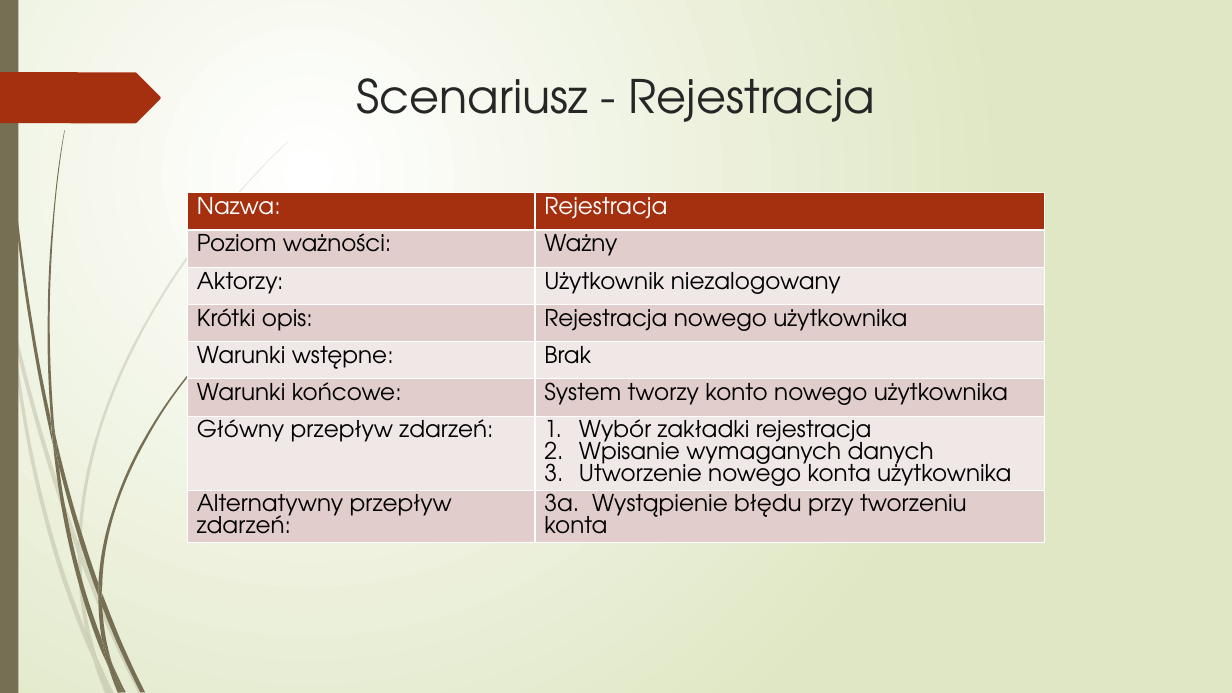
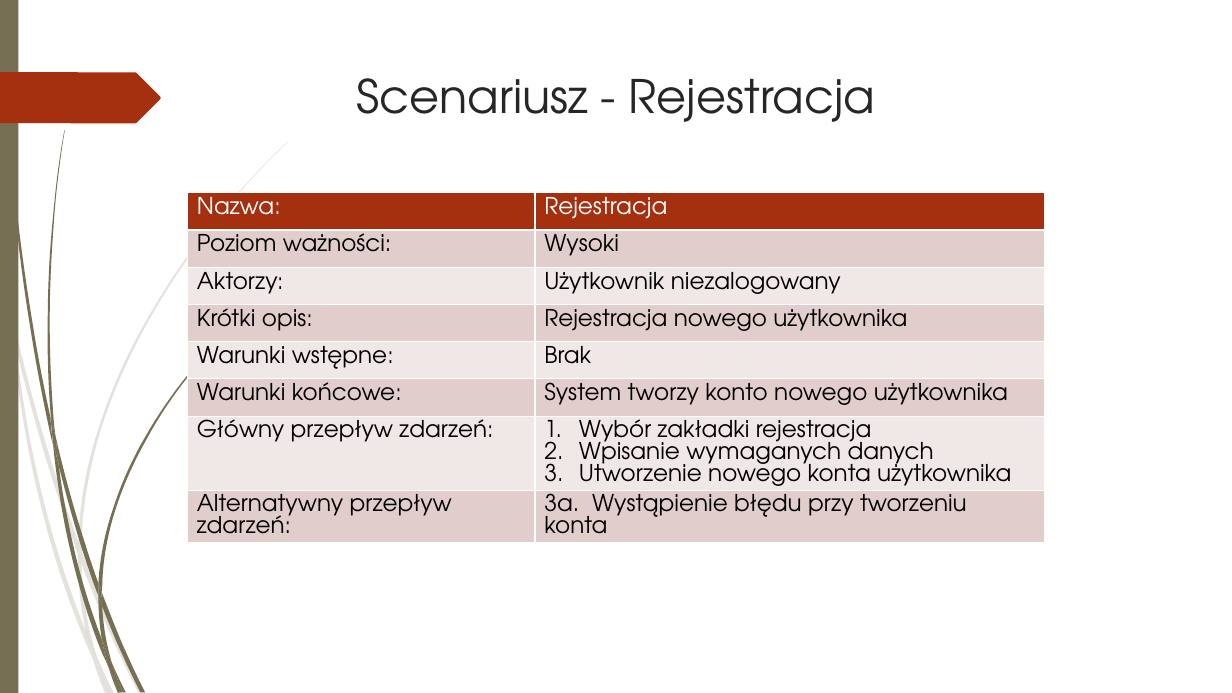
Before and after one commit to 247659/Plantify, a slide deck: slide 14 of Plantify.pptx (slide 17 before the commit). Drawn at 1232x693 pixels with LibreOffice and Linux fonts; fonts in the diff are those of the drawing. Boxes give left, top, right and bottom in pixels: in the first picture for what was removed or moved away, otherwise in the second. Text is boxed around its words. In the diff, an @@ line names an element or a change of style, - is before the commit and + after.

```diff
--- a/Plantify.pptx
+++ b/Plantify.pptx
@@ background gradient #FFFFFF to #DFE8C4 to #FFFFFF @@
@@ table at box(188, 192, 1044, 574) @@
-row 2, column 2: Ważny
+row 2, column 2: Wysoki
```
Also in this commit, not shown: 17 other slides changed, 4 slides added, 10 slides removed, 10 other files.
